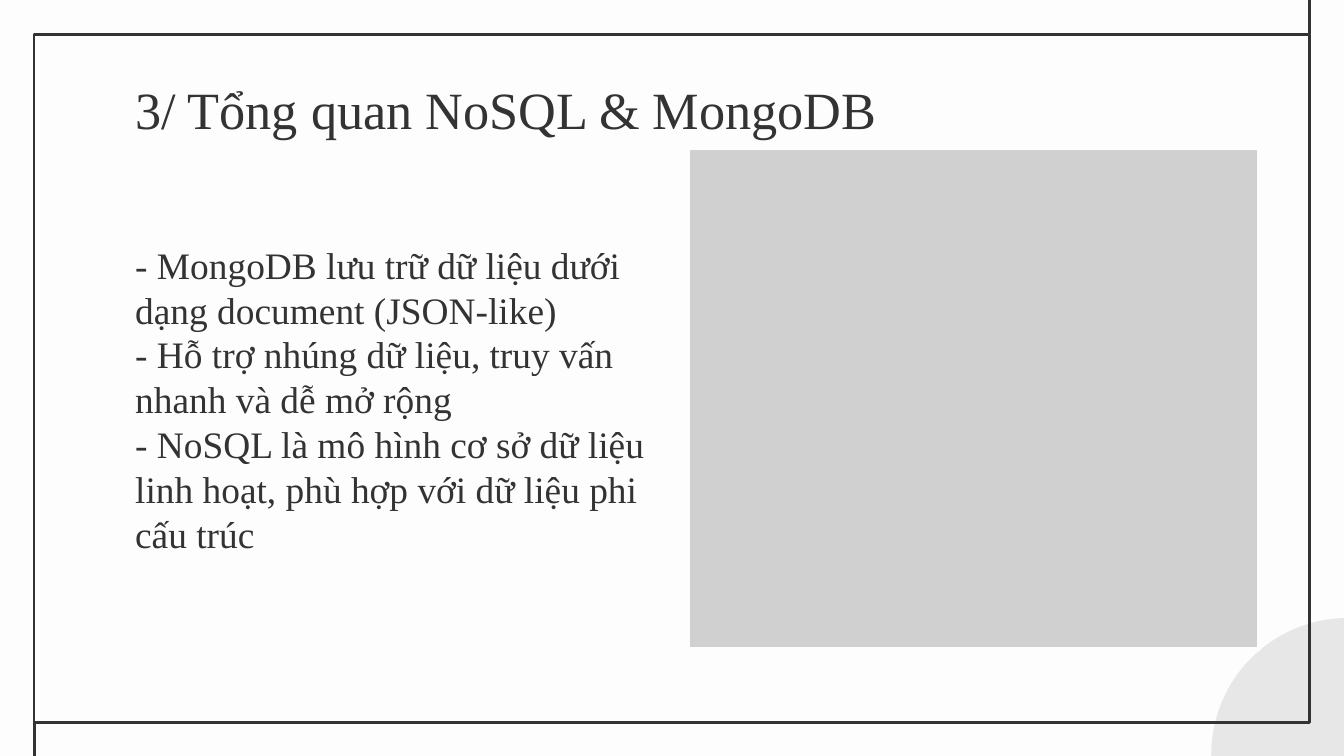
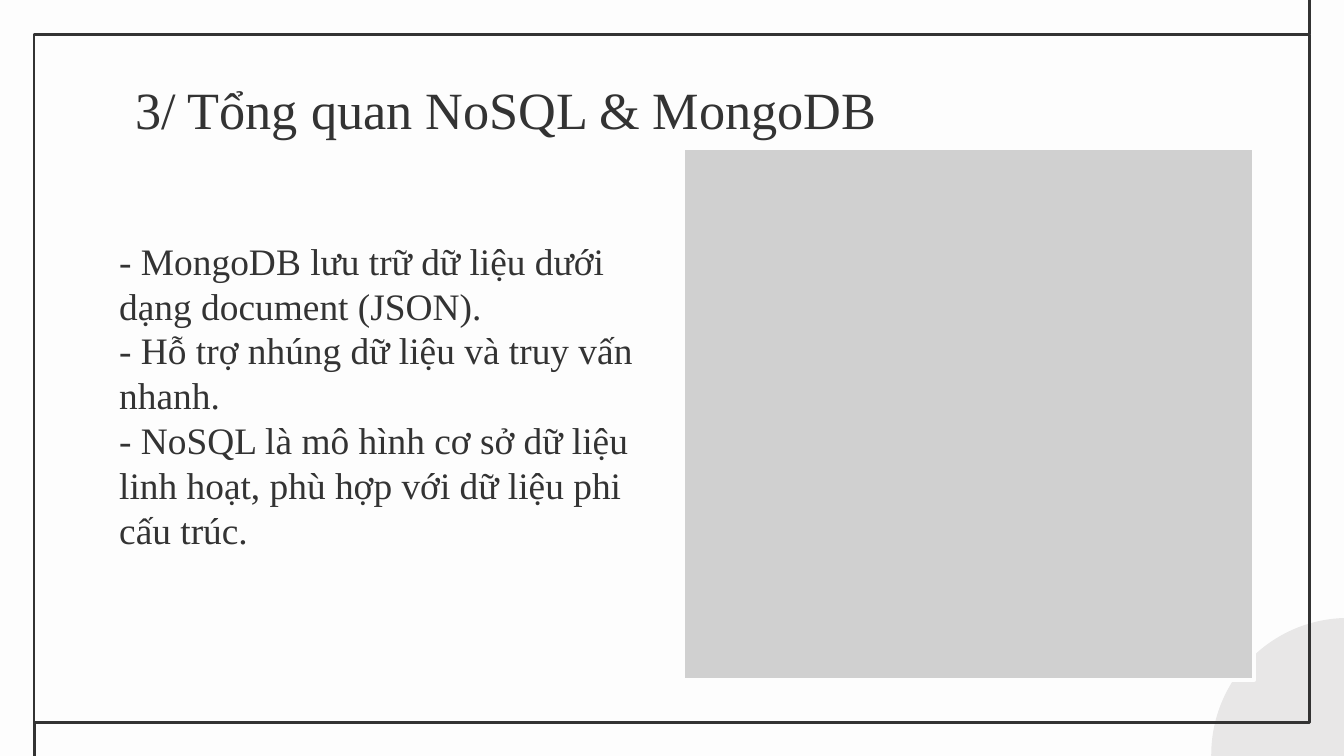
Before and after one commit to tannguyen2k5/csn-da23tta-nguyenduytan-newsblog-mongodb, a slide deck: slide 4 of thesis/abs/slide_thuyet_trinh.pptx. Drawn at 1344x756 pixels with LibreOffice and Linux fonts; fonts in the diff are those of the drawing; grey boxes stand for pictures. Boxes give left, top, right and bottom in pixels: in the first picture for what was removed or moved away, otherwise in the second. Text is boxed around its words. In the diff, an @@ line names an element or a change of style, - is before the commit and + after.

```diff
--- a/thesis/abs/slide_thuyet_trinh.pptx
+++ b/thesis/abs/slide_thuyet_trinh.pptx
@@ picture: place and size @@
-picture at box(688, 148, 1259, 649)
+picture at box(683, 148, 1254, 680)
@@ text at box(119, 249, 632, 545): text changed @@
-- MongoDB lưu trữ dữ liệu dưới dạng document (JSON-like)
-- Hỗ trợ nhúng dữ liệu, truy vấn nhanh và dễ mở rộng
-- NoSQL là mô hình cơ sở dữ liệu linh hoạt, phù hợp với dữ liệu phi cấu trúc
+- MongoDB lưu trữ dữ liệu dưới dạng document (JSON).
+- Hỗ trợ nhúng dữ liệu và truy vấn nhanh.
+- NoSQL là mô hình cơ sở dữ liệu linh hoạt, phù hợp với dữ liệu phi cấu trúc.
```
Also in this commit, not shown: 10 other slides changed.
